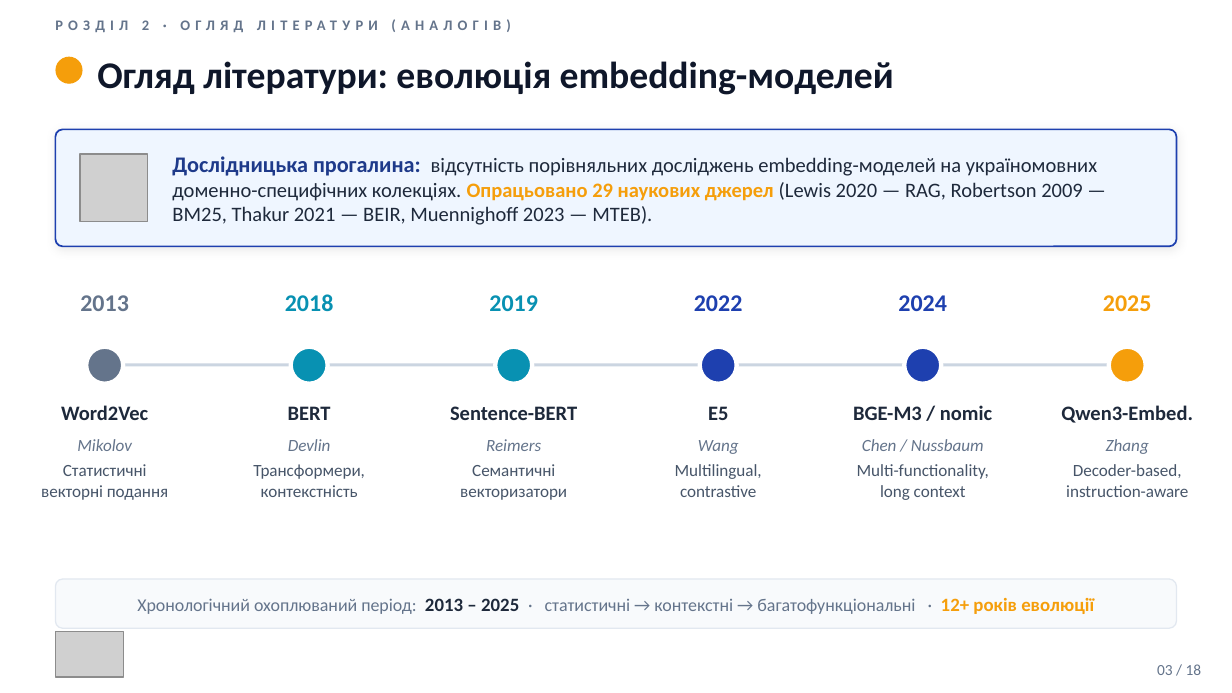
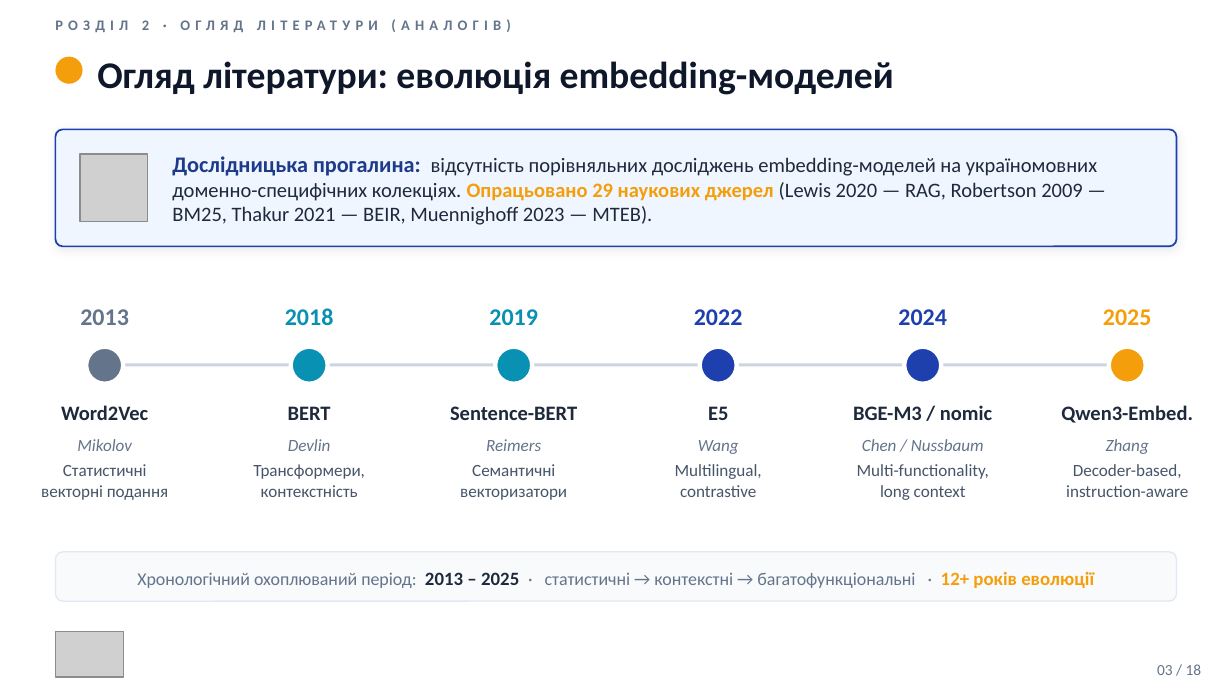
Before and after one commit to vitaliinnest/kb-semantic-search-benchmark, a slide deck: slide 3 of thesis/Nesterenko_Presentation.pptx. Drawn at 1232x693 pixels with LibreOffice and Linux fonts; fonts in the diff are those of the drawing; grey boxes stand for pictures. Boxes give left, top, right and bottom in pixels: in the first picture for what was removed or moved away, otherwise in the second. Text is boxed around its words. In the diff, an @@ line names an element or a change of style, - is before the commit and + after.

```diff
--- a/thesis/Nesterenko_Presentation.pptx
+++ b/thesis/Nesterenko_Presentation.pptx
@@ 6 texts: place and size @@
-6 texts at <box>80,294,1152,311</box>
+6 texts at <box>80,308,1152,325</box>
@@ text "Хронологічний охоплюваний період: 2013 – ...": place and size @@
-text "Хронологічний охоплюваний період: 2013 – ..." at <box>137,598,1094,614</box>
+text "Хронологічний охоплюваний період: 2013 – ..." at <box>137,572,1094,588</box>
@@ rounded rectangle: place and size @@
-rounded rectangle at <box>55,579,1177,628</box>
+rounded rectangle at <box>55,552,1177,601</box>
```
Also in this commit, not shown: 12 other slides changed.
